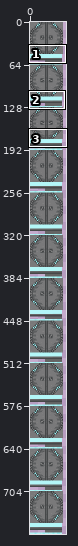
One commit to this sprite sheet: assets/minecraft/textures/spaceship/structure/sas_door.png. The picture above shows the old version from afar; the outline marks the close-up.
Close-up. Before the edit:
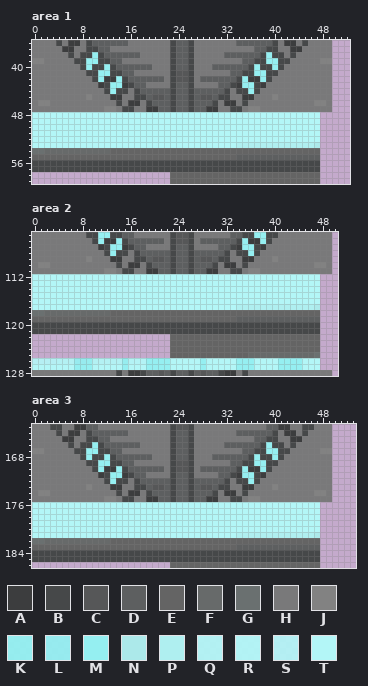
The file is 64x768 pixels. Pixels under 10% opacity are left out. Colours within 5 levels of each other are drawn and written as one. Shown: area 1: x 0..52, y 36..59; area 2: x 0..50, y 105..128; area 3: x 0..53, y 163..186. The wide view leaves out empty margins. The commit also changed other parts of the picture, which this record leaves out.
Palette (. is transparent): A #3c3d3e  B #464849  C #565758  D #5d5f60  E #646464  F #676a6a  G #6a7070  H #79797a  J #828282  K #94eff0f6  L #94eff1ef  M #95eff1  N #ace9ea  P #afeff0  Q #b2f5f5f1  R #b2f5f6f7  S #b3f6f7e8  T #b3f6f7
After the commit:
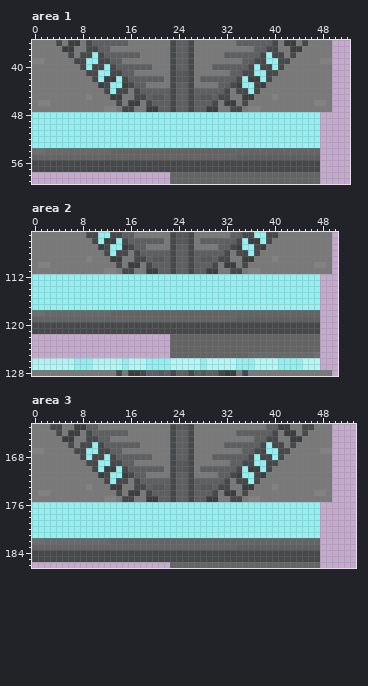
Changes in this commit:
{"colour":"P","old":"#afeff0","new":"#9ceff1"}
{"where": "area 1"}
{"y":48,"x":0,"old":"TTTTTTTTTTTTTTTTTTTTTTTTTTTTTTTTTTTTTTTTTTTTTTTT","new":"MMMMMMMMMMMMMMMMMMMMMMMMMMMMMMMMMMMMMMMMMMMMMMMM"}
{"y":49,"x":0,"old":"TTTTTTTTTTTTTTTTTTTTTTTTTTTTTTTTTTTTTTTTTTTTTTTT","new":"MMMMMMMMMMMMMMMMMMMMMMMMMMMMMMMMMMMMMMMMMMMMMMMM"}
{"y":50,"x":0,"old":"TTTTTTTTTTTTTTTTTTTTTTTTTTTTTTTTTTTTTTTTTTTTTTTT","new":"MMMMMMMMMMMMMMMMMMMMMMMMMMMMMMMMMMMMMMMMMMMMMMMM"}
{"y":51,"x":0,"old":"TTTTTTTTTTTTTTTTTTTTTTTTTTTTTTTTTTTTTTTTTTTTTTTT","new":"MMMMMMMMMMMMMMMMMMMMMMMMMMMMMMMMMMMMMMMMMMMMMMMM"}
{"y":52,"x":0,"old":"TTTTTTTTTTTTTTTTTTTTTTTTTTTTTTTTTTTTTTTTTTTTTTTT","new":"MMMMMMMMMMMMMMMMMMMMMMMMMMMMMMMMMMMMMMMMMMMMMMMM"}
{"y":53,"x":0,"old":"TTTTTTTTTTTTTTTTTTTTTTTTTTTTTTTTTT","new":"MMMMMMMMMMMMMMMMMMMMMMMMMMMMMMPPPP"}
{"y":53,"x":47,"old":"N","new":"P"}
{"where": "area 2"}
{"y":112,"x":0,"old":"TTTTTTTTTTTTTTTTTTTTTTTTTTTTTTTTTTTTTTTTTTTTTTTT","new":"MMMMMMMMMMMMMMMMMMMMMMMMMMMMMMMMMMMMMMMMMMMMMMMM"}
{"y":113,"x":0,"old":"TTTTTTTTTTTTTTTTTTTTTTTTTTTTTTTTTTTTTTTTTTTTTTTT","new":"MMMMMMMMMMMMMMMMMMMMMMMMMMMMMMMMMMMMMMMMMMMMMMMM"}
{"y":114,"x":0,"old":"TTTTTTTTTTTTTTTTTTTTTTTTTTTTTTTTTTTTTTTTTTTTTTTT","new":"MMMMMMMMMMMMMMMMMMMMMMMMMMMMMMMMMMMMMMMMMMMMMMMM"}
{"y":115,"x":0,"old":"TTTTTTTTTTTTTTTTTTTTTTTTTTTTTTTTTTTTTTTTTTTTTTTT","new":"MMMMMMMMMMMMMMMMMMMMMMMMMMMMMMMMMMMMMMMMMMMMMMMM"}
{"y":116,"x":0,"old":"TTTTTTTTTTTTTTTTTTTTTTTTTTTTTTTTTTTTTTTTTTTTTTTT","new":"MMMMMMMMMMMMMMMMMMMMMMMMMMMMMMMMMMMMMMMMMMMMMMMM"}
{"y":117,"x":0,"old":"TTTTTTTTTTTTTTTTTTTTTTTTTTTTTTTTTT","new":"MMMMMMMMMMMMMMMMMMMMMMMMMMMMMMPPPP"}
{"y":117,"x":47,"old":"N","new":"P"}
{"where": "area 3"}
{"y":176,"x":0,"old":"TTTTTTTTTTTTTTTTTTTTTTTTTTTTTTTTTTTTTTTTTTTTTTTT","new":"MMMMMMMMMMMMMMMMMMMMMMMMMMMMMMMMMMMMMMMMMMMMMMMM"}
{"y":177,"x":0,"old":"TTTTTTTTTTTTTTTTTTTTTTTTTTTTTTTTTTTTTTTTTTTTTTTT","new":"MMMMMMMMMMMMMMMMMMMMMMMMMMMMMMMMMMMMMMMMMMMMMMMM"}
{"y":178,"x":0,"old":"TTTTTTTTTTTTTTTTTTTTTTTTTTTTTTTTTTTTTTTTTTTTTTTT","new":"MMMMMMMMMMMMMMMMMMMMMMMMMMMMMMMMMMMMMMMMMMMMMMMM"}
{"y":179,"x":0,"old":"TTTTTTTTTTTTTTTTTTTTTTTTTTTTTTTTTTTTTTTTTTTTTTTT","new":"MMMMMMMMMMMMMMMMMMMMMMMMMMMMMMMMMMMMMMMMMMMMMMMM"}
{"y":180,"x":0,"old":"TTTTTTTTTTTTTTTTTTTTTTTTTTTTTTTTTTTTTTTTTTTTTTTT","new":"MMMMMMMMMMMMMMMMMMMMMMMMMMMMMMMMMMMMMMMMMMMMMMMM"}
{"y":181,"x":0,"old":"TTTTTTTTTTTTTTTTTTTTTTTTTTTTTTTTTT","new":"MMMMMMMMMMMMMMMMMMMMMMMMMMMMMMPPPP"}
{"y":181,"x":47,"old":"N","new":"P"}
{"label":"changed","picture_box":[32,112,320,148]}
{"label":"changed","picture_box":[32,274,320,310]}
{"label":"changed","picture_box":[32,502,320,538]}
